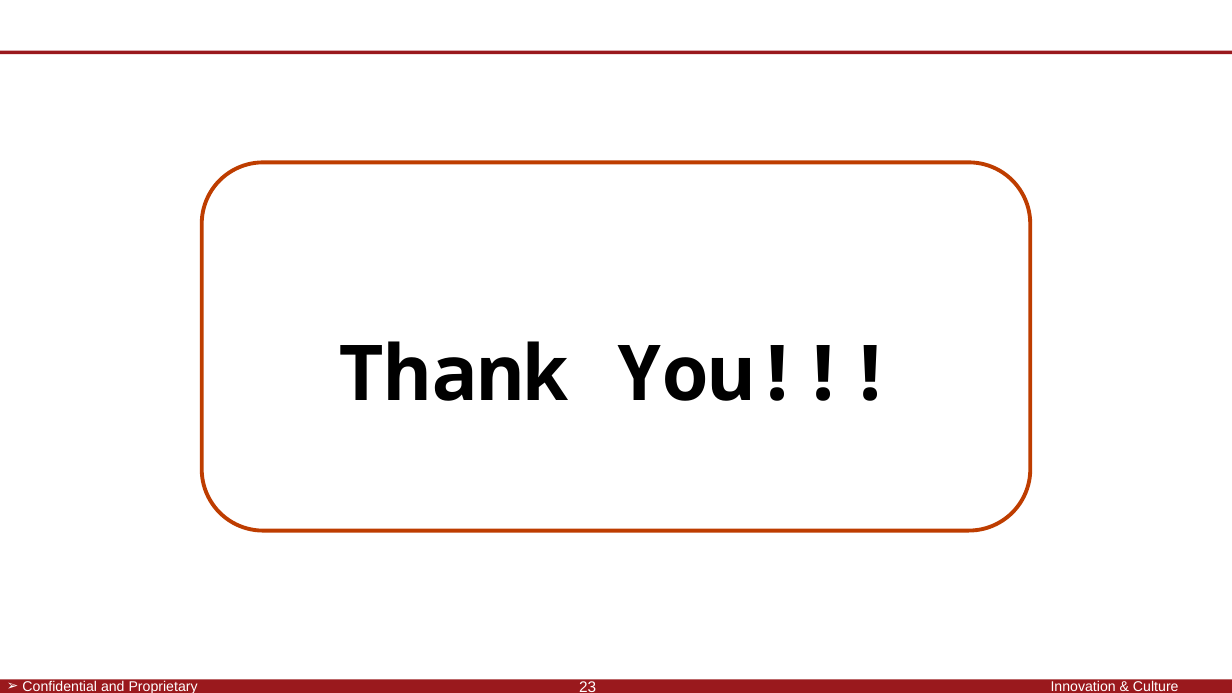
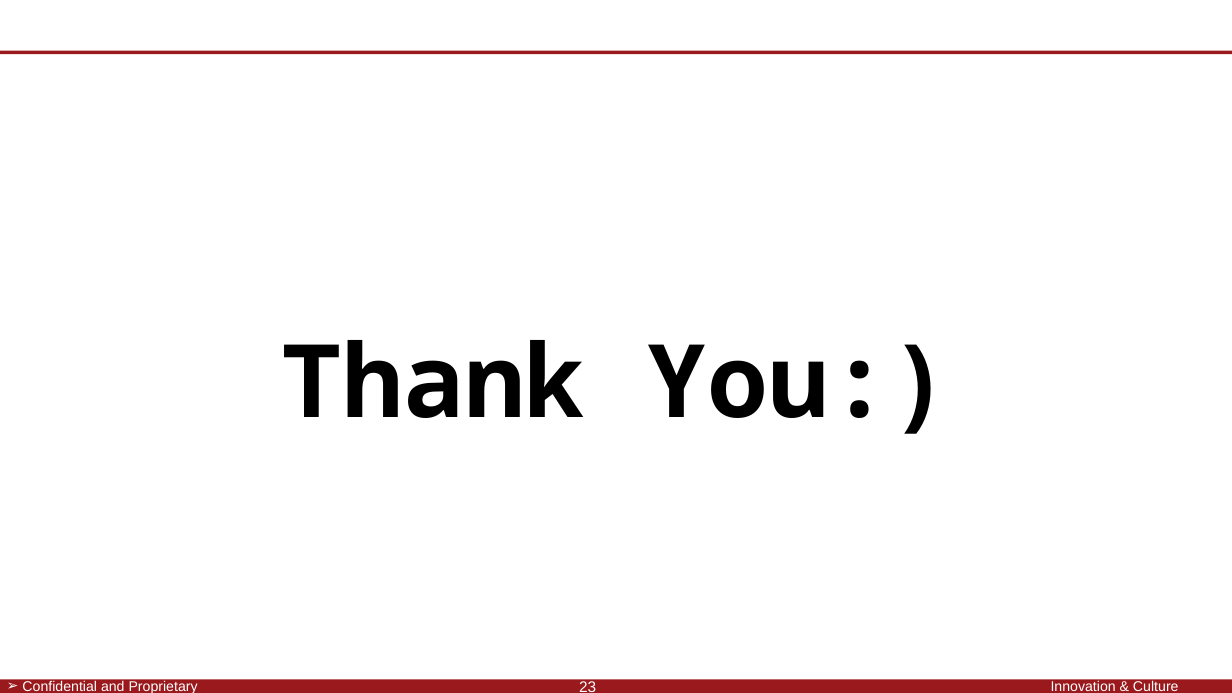
Before and after one commit to SaintSeong/JusungProject, a slide deck: slide 23 of A조 발표/A조 발표 최종.pptx. Drawn at 1232x693 pixels with LibreOffice and Linux fonts; fonts in the diff are those of the drawing; background and template pictures are left out. Boxes give left, top, right and bottom in pixels: in the first picture for what was removed or moved away, otherwise in the second. Text is boxed around its words. In the diff, an @@ line names an element or a change of style, - is before the commit and + after.

```diff
--- a/A조 발표/A조 발표 최종.pptx
+++ b/A조 발표/A조 발표 최종.pptx
@@ text "Thank You:)": place and size @@
-text "Thank You:)" at (201, 163, 1031, 531)
+text "Thank You:)" at (282, 340, 951, 434)
@@ text "Thank You:)" at (282, 340, 951, 434): outline #BE3D00 3 pt to none @@
@@ text at (282, 340, 951, 434): text changed; size 60 to 79 pt @@
-Thank You!!!
+Thank You:)
```
Also in this commit, not shown: 6 other slides changed, 1 other file.
